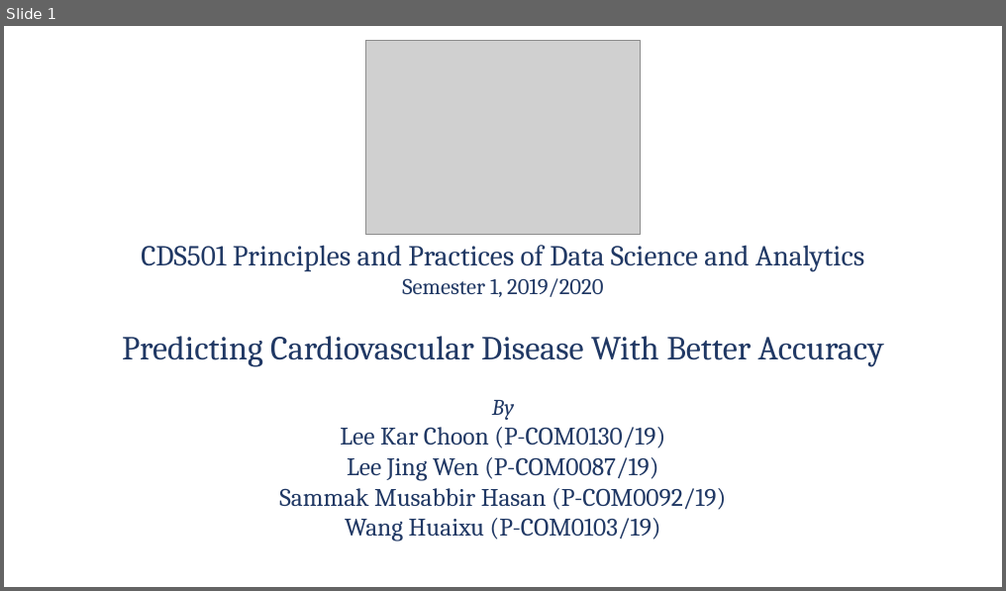
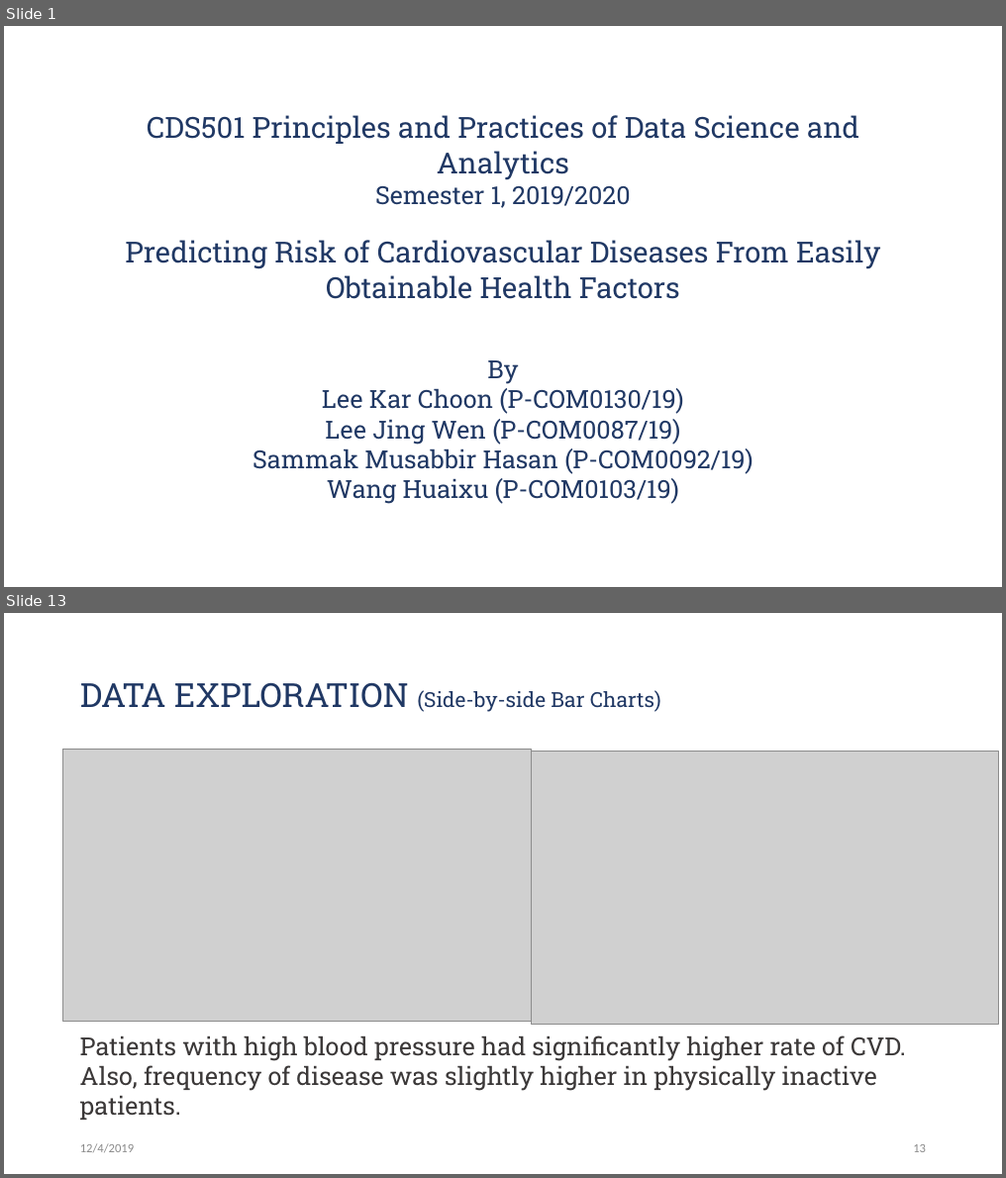
Before and after one commit to Jwen-pg/cds501-predicting-heart-disease, a slide deck: presentation.pptx. Shown one above the other, each under a label of ours: slide 1 before the commit, slides 1 and 13 after it; the slides between them are not shown. The pictures are 1006x591 and 1006x1178 pixels, drawn with LibreOffice and Linux fonts; fonts in the diff are those of the drawing; grey boxes stand for pictures; background and template pictures are left out. Boxes give left, top, right and bottom in pixels: in the first picture for what was removed or moved away, otherwise in the second. Text is boxed around its words. In the diff, an @@ line names an element or a change of style, - is before the commit and + after.

```diff
--- a/presentation.pptx
+++ b/presentation.pptx
@@ slide 13 added at [4, 613, 1002, 1174], background #FFFFFF @@
@@ title added at [80, 682, 661, 712], 20 pt, text #203864 @@
+DATA EXPLORATION (Side-by-side Bar Charts)
@@ picture added at [63, 749, 531, 1022] @@
@@ picture added at [531, 752, 999, 1025] @@
@@ text added at [80, 1036, 906, 1120], 24 pt, text #3B3838 @@
+Patients with high blood pressure had significantly higher rate of CVD. Also, frequency of disease was slightly higher in physically inactive patients.
@@ text added at [80, 1144, 134, 1153], 12 pt, text #8C8C8C @@
+12/4/2019
@@ page number added at [913, 1145, 926, 1153], 12 pt, text #8C8C8C @@
+13
@@ slide 1 changed as well @@
@@ picture removed at [365, 40, 642, 234] @@
@@ title "CDS501 Principles and Practices of ..." at [125, 115, 880, 504]: vertical alignment middle to top @@
@@ title at [125, 115, 880, 504]: text changed; size 24.3 to 24 pt; font Cambria to Roboto Slab @@
-CDS501 Principles and Practices of Data Science and Analytics
-Semester 1, 2019/2020
-Predicting Cardiovascular Disease With Better Accuracy
-By
-Lee Kar Choon (P-COM0130/19)
-Lee Jing Wen (P-COM0087/19)
-Sammak Musabbir Hasan (P-COM0092/19)
-Wang Huaixu (P-COM0103/19)
+CDS501 Principles and Practices of Data Science and Analytics
+Semester 1, 2019/2020
+Predicting Risk of Cardiovascular Diseases From Easily Obtainable Health Factors
+By
+Lee Kar Choon (P-COM0130/19)
+Lee Jing Wen (P-COM0087/19)
+Sammak Musabbir Hasan (P-COM0092/19)
+Wang Huaixu (P-COM0103/19)
```
Also in this commit, not shown: 1 other slide changed, 16 other slides added, 7 slides removed, 3 other files.
